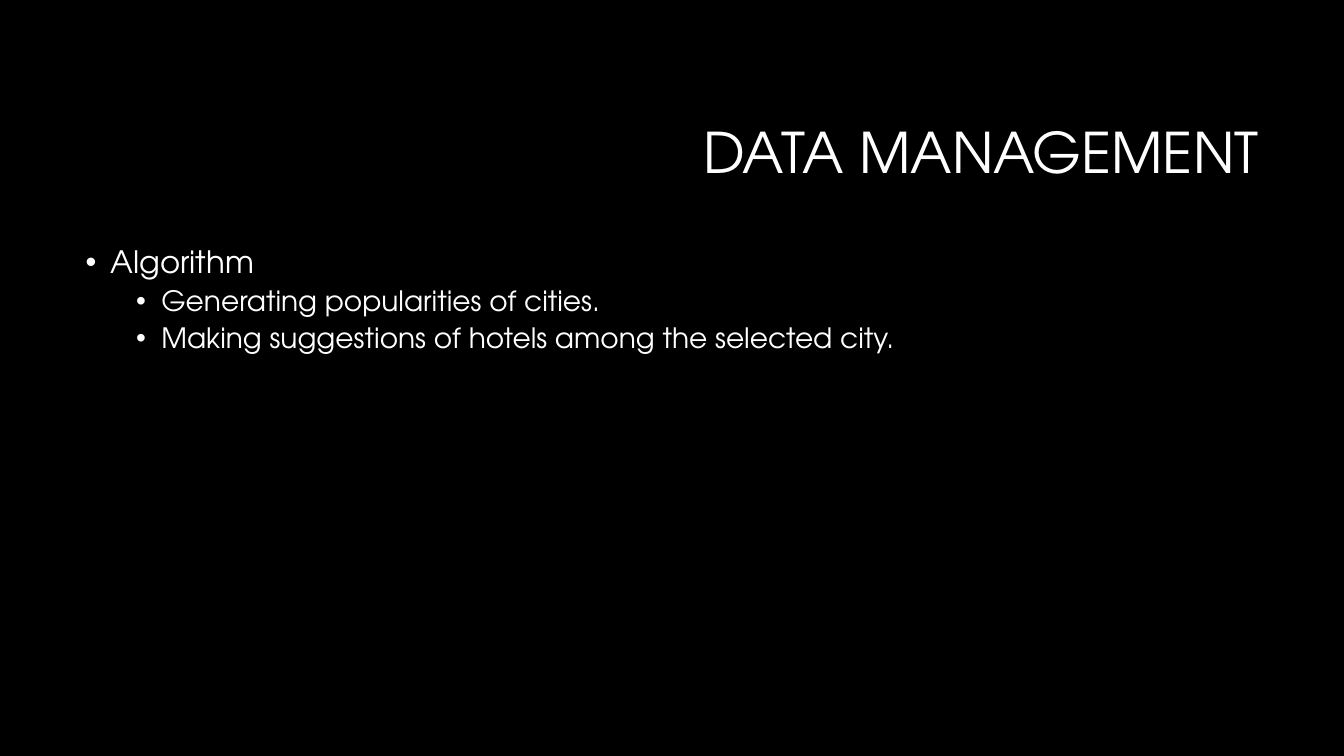
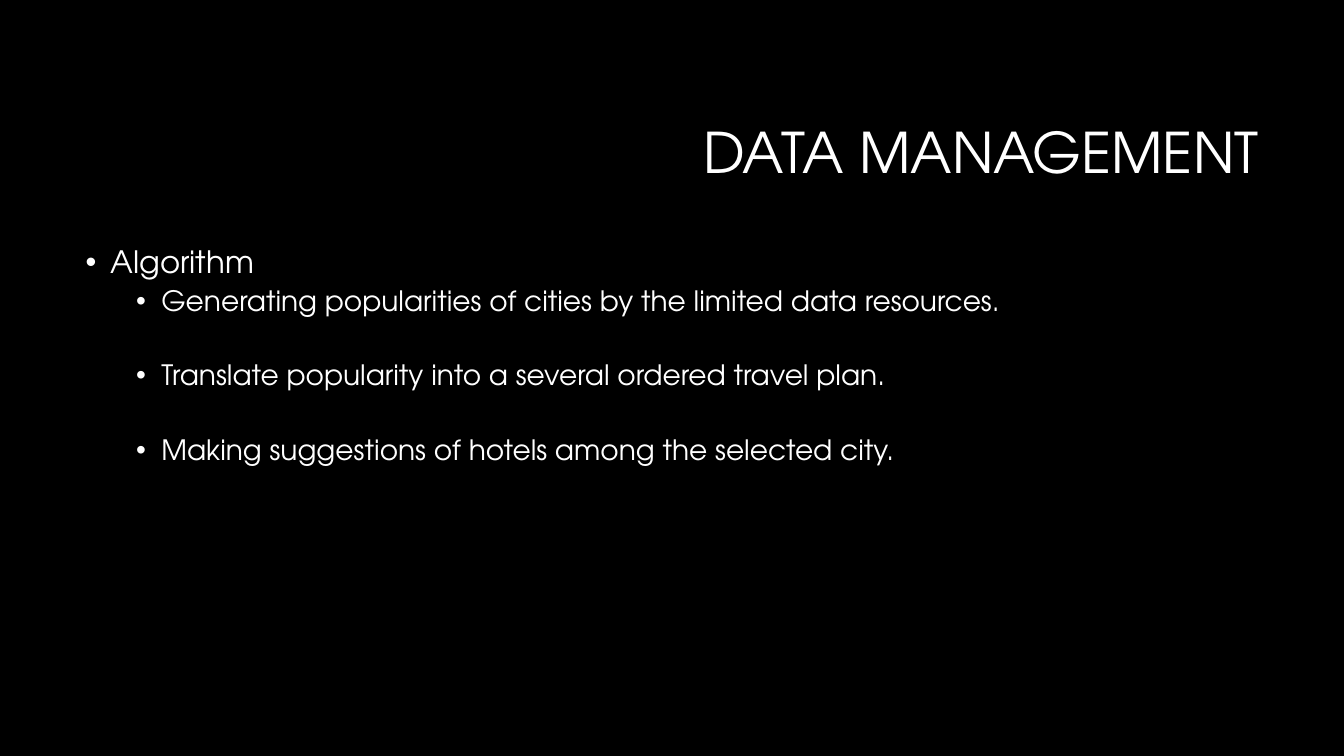
Before and after one commit to AlexisChen/CalHack, a slide deck: slide 9 of Hamiltonia_Presentation.pptx (slide 7 before the commit). Drawn at 1344x756 pixels with LibreOffice and Linux fonts; fonts in the diff are those of the drawing; background and template pictures are left out. Boxes give left, top, right and bottom in pixels: in the first picture for what was removed or moved away, otherwise in the second. Text is boxed around its words. In the diff, an @@ line names an element or a change of style, - is before the commit and + after.

```diff
--- a/Hamiltonia_Presentation.pptx
+++ b/Hamiltonia_Presentation.pptx
@@ text at bbox=[161, 290, 1000, 391]: text changed @@
-  • Generating popularities of cities.
+  • Generating popularities of cities by the limited data resources.
+  • Translate popularity into a several ordered travel plan.
```
Also in this commit, not shown: 4 other slides changed, 3 slides added, 1 other file.
